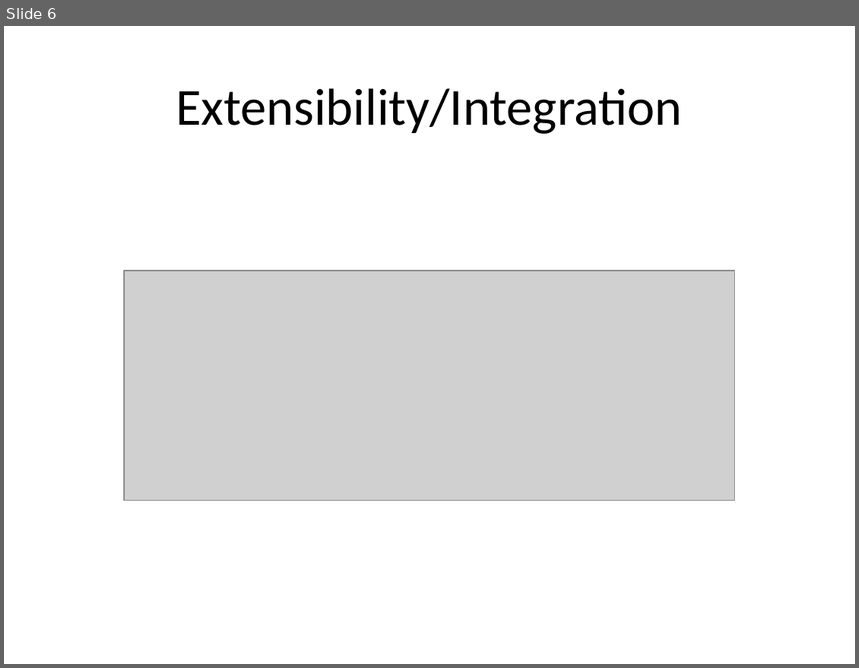
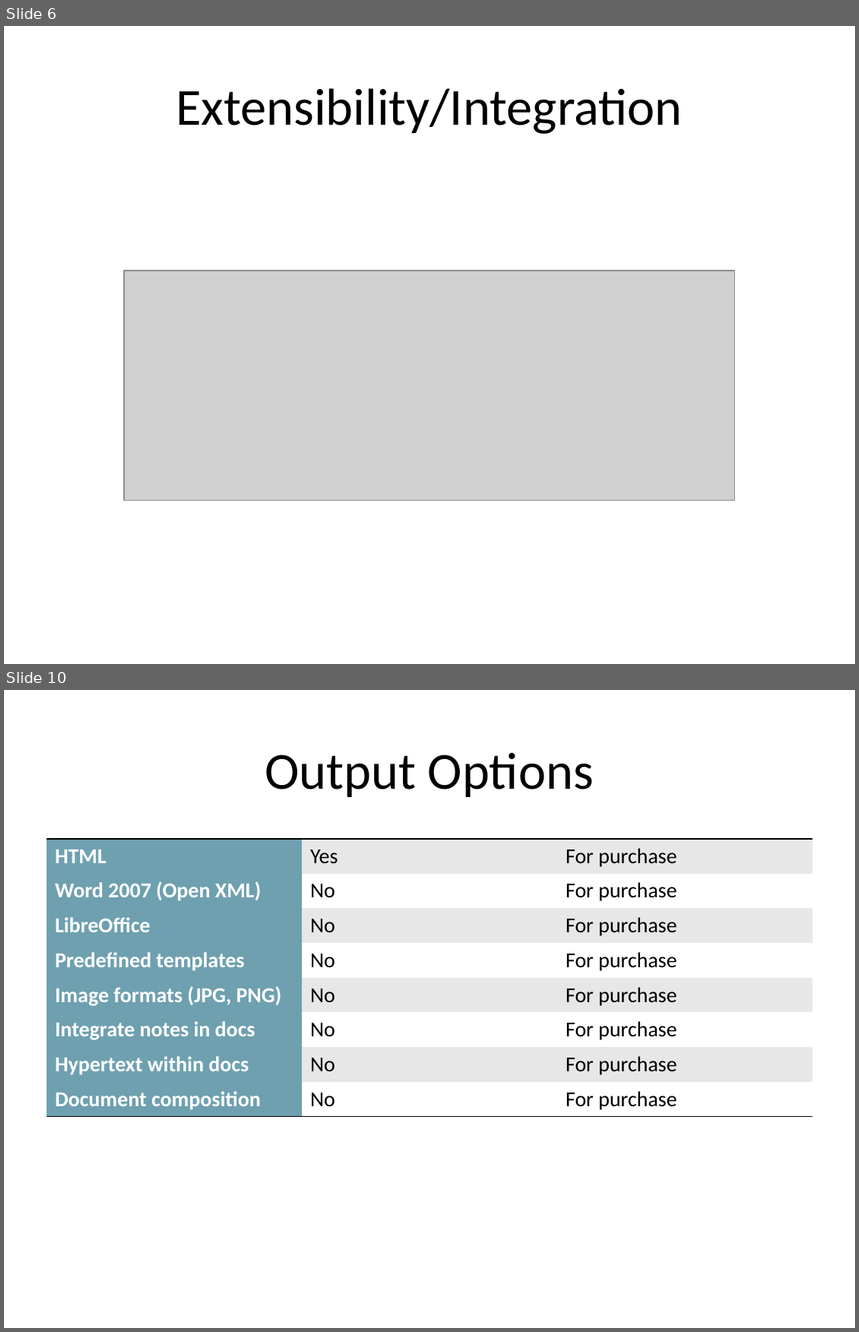
Before and after one commit to mazzas/School, a slide deck: SE4930/Modelio.ppt. Shown one above the other, each under a label of ours: slide 6 before the commit, slides 6 and 10 after it; the slides between them are not shown. The pictures are 859x668 and 859x1332 pixels, drawn with LibreOffice and Linux fonts; fonts in the diff are those of the drawing; grey boxes stand for pictures. Boxes give left, top, right and bottom in pixels: in the first picture for what was removed or moved away, otherwise in the second. Text is boxed around its words. In the diff, an @@ line names an element or a change of style, - is before the commit and + after.

```diff
--- a/SE4930/Modelio.ppt
+++ b/SE4930/Modelio.ppt
@@ slide 10 added at (x1=4, y1=690, x2=855, y2=1328), background #FFFFFF @@
@@ title added at (x1=265, y1=752, x2=594, y2=797), 44 pt, text #000000 @@
+Output Options
@@ table added at (x1=47, y1=839, x2=813, y2=1115), 8 rows, 3 columns @@
+HTML | Yes | For purchase
+Word 2007 (Open XML) | No | For purchase
+LibreOffice | No | For purchase
+Predefined templates | No | For purchase
+Image formats (JPG, PNG) | No | For purchase
+Integrate notes in docs | No | For purchase
+Hypertext within docs | No | For purchase
+Document composition | No | For purchase
```
Also in this commit, not shown: 6 slides changed, 1 other slide added, 2 slides removed, 1 other file.
